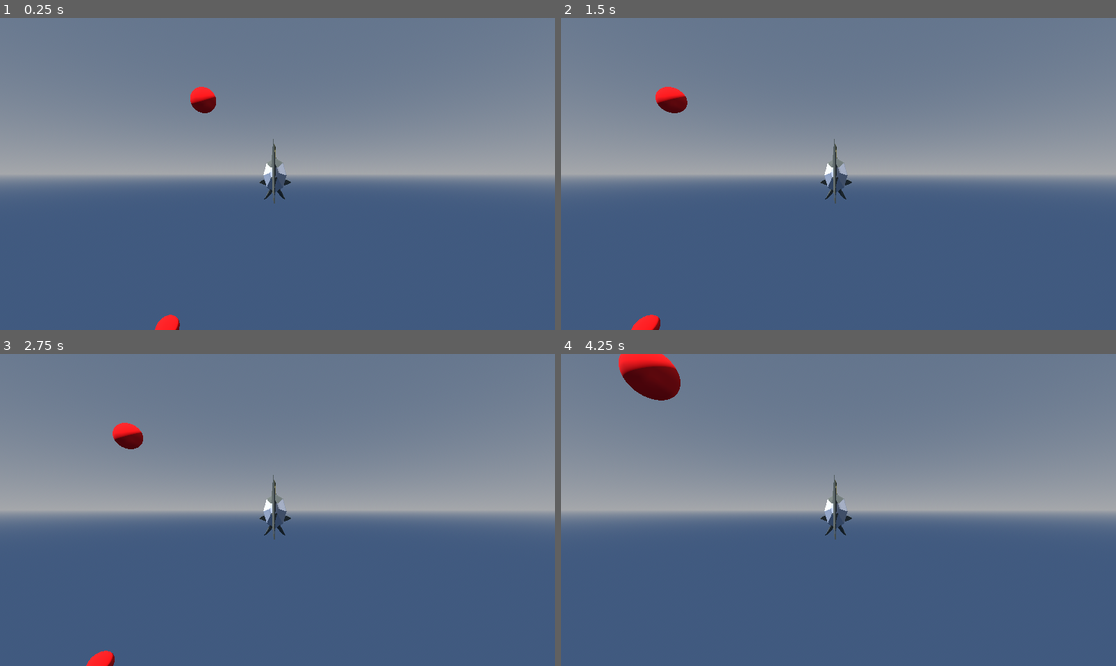
Above: before the commit, frames 1-4 (two rows, left to right).
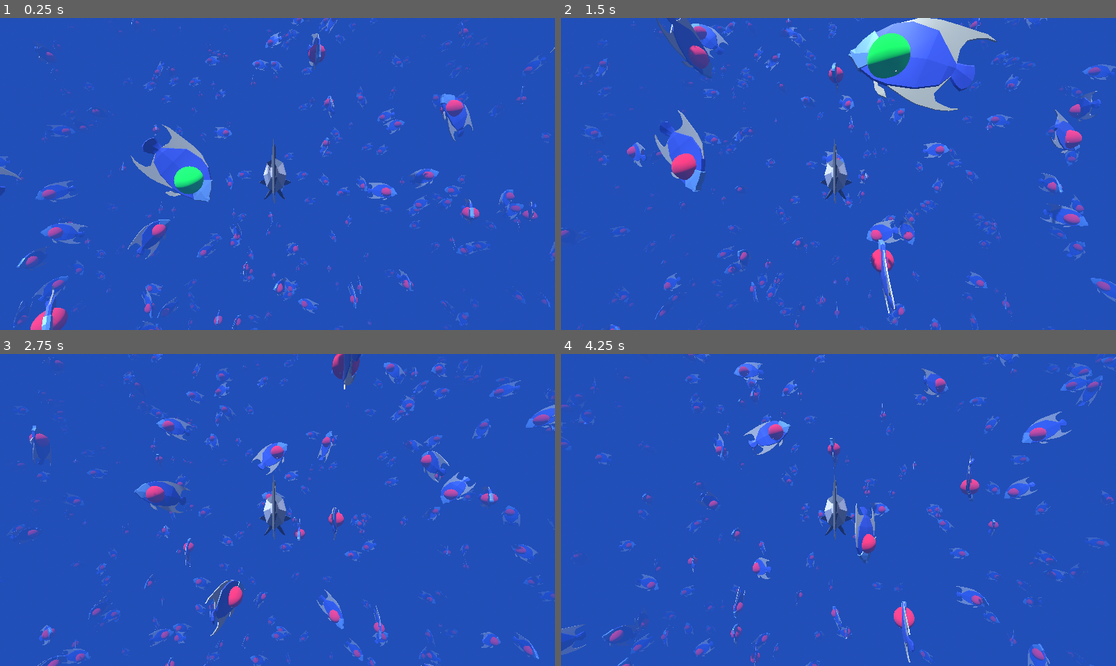
Above: after the commit, the same moments.

Repository: rbocsanu/comp359-assignment3
Game: Godot game, scene res://main.tscn
Two runs of this game, one before a commit and one after it. Both use one fixed random seed, a clock stepped at 60 frames per second and the inputs below.
Inputs (mouse positions are in pixels of both pictures, inside the frame that each line leads up to):
- Up to frame 1 (0.25 s): no input
- Up to frame 2 (1.5 s): move the mouse to (960, 158) at 0.52 s; hold D (move_right) 0.53-1.28 s; click (960, 158) at 0.67 s; move the mouse to (727, 189) at 1.27 s; hold A (move_left) from 1.28 s (still down)
- Up to frame 3 (2.75 s): move the mouse to (333, 441) at 2.02 s; release A (move_left) at 2.03 s; hold D (move_right) from 2.03 s (still down)
- Up to frame 4 (4.25 s): move the mouse to (810, 572) at 2.77 s; release D (move_right) at 2.78 s; hold W (move_forward) 2.78-3.53 s; click (810, 572) at 2.92 s; move the mouse to (1005, 556) at 3.52 s; hold A (move_left) from 3.53 s (still down)

The runs differ from the first frame. In frame 1, 100% of the frame differs, in the area x 0-100%, y 0-100%; in frame 2, 100%; in frame 3, 100%; in frame 4, 100%.

Commit message:
Added debugging and ocean features

Diff:
--- a/SpatialHash.gd
+++ b/SpatialHash.gd
@@ -5,7 +5,7 @@
 var cells := {}
 
 # Can create instances with different sizes
-func _init(_size: float = 5.0) -> void:
+func _init(_size: float = 1.0) -> void:
 	size = _size
 
 # Associates a position with a key
@@ -63,6 +63,7 @@
 		for y in range(-1,2):
 			for z in range(-1,2):
 				var neighbor = key + Vector3i(x,y,z)
+
 				if cells.has(neighbor):
 					result.append_array(cells[neighbor])
 	return result
--- a/ball.gd
+++ b/ball.gd
@@ -8,6 +8,8 @@
 var sphere = MeshInstance3D.new()
 var spatial_hash = SpatialHash
 var last_pos: Vector3
+var velocity: Vector3
+var direction: Vector3
 
 func set_hash(_spatial_hash: SpatialHash) -> void:
 	spatial_hash = _spatial_hash
@@ -15,6 +17,7 @@
 func _ready():
 	# Creates visual for ball
 	sphere.mesh = SphereMesh.new()
+	sphere.scale = Vector3(0.5, 0.5, 0.5)
 	var mat = StandardMaterial3D.new()
 	sphere.material_override = mat
 	add_child(sphere)
@@ -25,10 +28,25 @@
 	# Add ball to the SpatialHash table
 	spatial_hash.add(self)
 
+	direction = Vector3(
+		randf_range(-1,1),
+		randf_range(-1,1),
+		randf_range(-1,1)
+	)
 
-func _process(_delta):
+
+func _process(delta):
 	# If position changes
 	# update it with table
+	var drift = Vector3(
+		randf_range(-1, 1),
+		randf_range(-1, 1),
+		randf_range(-1, 1)).normalized()
+
+	direction = direction.lerp(direction + drift, 1).normalized() * 3
+	velocity = direction
+	global_position += velocity * delta
+	look_at(-velocity + global_position)
 	if global_position != last_pos:
 		spatial_hash.update(self, last_pos)
 		last_pos = global_position
--- a/ball.tscn
+++ b/ball.tscn
@@ -1,6 +1,10 @@
-[gd_scene load_steps=2 format=3 uid="uid://dli65bx4xcinw"]
+[gd_scene load_steps=3 format=3 uid="uid://dli65bx4xcinw"]
 
 [ext_resource type="Script" uid="uid://u7s8lf5gvui" path="res://ball.gd" id="1_x8fbi"]
+[ext_resource type="PackedScene" uid="uid://3cqkvh1uc3q3" path="res://Fish.glb" id="2_41u45"]
 
 [node name="Ball" type="Node3D"]
 script = ExtResource("1_x8fbi")
+
+[node name="Root Scene" parent="." instance=ExtResource("2_41u45")]
+transform = Transform3D(0.15, 0, 0, 0, 0.15, 0, 0, 0, 0.15, 0, 0, 0)
--- a/main.gd
+++ b/main.gd
@@ -14,13 +14,14 @@
 	var player = player_scene.instantiate()
 	add_child(player)
 	player.spatial_hash = spatial_hash
+	player.size = int(spatial_hash.size)
 
 	# Creates 10 balls
-	for i in range(10):
+	for i in range(1000):
 		spawn_ball(Vector3(
-		randi_range(-10,10),
-		randi_range(-10,10),
-		randi_range(-10,10)),
+		randf_range(-25,25),
+		randf_range(-25,25),
+		randf_range(-25,25)),
 		spatial_hash)
 
 # Function for creating an instance of ball
--- a/main.tscn
+++ b/main.tscn
@@ -11,6 +11,10 @@
 [sub_resource type="Environment" id="Environment_h2yge"]
 background_mode = 2
 sky = SubResource("Sky_0xm2m")
+fog_enabled = true
+fog_light_color = Color(0.1289581, 0.3085443, 0.7245545, 1)
+fog_sun_scatter = 0.5
+fog_density = 0.1068
 
 [node name="Main" type="Node3D"]
 script = ExtResource("1_0xm2m")
--- a/player_fish.gd
+++ b/player_fish.gd
@@ -10,6 +10,62 @@
 var spatial_hash: SpatialHash
 var near_balls: Array = []
 var distance = 3.0
+var wire := ImmediateMesh.new()
+var wire_instance: MeshInstance3D
+var key: Vector3i
+var size: int
+var one = Vector3i(1, 1, 1)
+
+func _ready() -> void:
+	wire_instance = MeshInstance3D.new()
+	wire_instance.mesh = wire
+	var mat = StandardMaterial3D.new()
+	wire_instance.material_override = mat
+	mat.albedo_color = Color.WHITE
+	get_parent().add_child(wire_instance)
+
+# Draws debug cells
+func _debug_cells():
+	wire.clear_surfaces()
+
+	for x in range(-1, 2):
+		for y in range(-1, 2):
+			for z in range(-1 ,2):
+				var cell = key + Vector3i(x, y, z)
+				wire.surface_begin(Mesh.PRIMITIVE_LINE_STRIP)
+				wire.surface_add_vertex(cell)
+				wire.surface_add_vertex(cell + size * Vector3i(1, 0, 0))
+				wire.surface_add_vertex(cell + size * Vector3i(1, 1, 0))
+				wire.surface_add_vertex(cell + size * Vector3i(0, 1, 0))
+				wire.surface_add_vertex(cell)
+				wire.surface_add_vertex(cell + size * Vector3i(0, 0, 1))
+				wire.surface_add_vertex(cell + size * Vector3i(0, 1, 1))
+				wire.surface_add_vertex(cell + size * Vector3i(0, 1, 0))
+				wire.surface_add_vertex(cell)
+				wire.surface_add_vertex(cell + size * Vector3i(0, 0, 1))
+				wire.surface_add_vertex(cell + size * Vector3i(1, 0, 1))
+				wire.surface_add_vertex(cell + size * Vector3i(1, 0, 0))
+				wire.surface_add_vertex(cell)
+
+				wire.surface_end()
+
+				wire.surface_begin(Mesh.PRIMITIVE_LINE_STRIP)
+
+				wire.surface_add_vertex(cell + size * (one))
+				wire.surface_add_vertex(cell + size * (one - Vector3i(1, 0, 0)))
+				wire.surface_add_vertex(cell + size * (one - Vector3i(1, 1, 0)))
+				wire.surface_add_vertex(cell + size * (one - Vector3i(0, 1, 0)))
+				wire.surface_add_vertex(cell + size * (one))
+				wire.surface_add_vertex(cell + size * (one - Vector3i(0, 0, 1)))
+				wire.surface_add_vertex(cell + size * (one - Vector3i(0, 1, 1)))
+				wire.surface_add_vertex(cell + size * (one - Vector3i(0, 1, 0)))
+				wire.surface_add_vertex(cell + size * (one))
+				wire.surface_add_vertex(cell + size * (one - Vector3i(0, 0, 1)))
+				wire.surface_add_vertex(cell + size * (one - Vector3i(1, 0, 1)))
+				wire.surface_add_vertex(cell + size * (one - Vector3i(1, 0, 0)))
+				wire.surface_add_vertex(cell + size * (one))
+
+				wire.surface_end()
 
 func _unhandled_input(event: InputEvent) -> void:
 
@@ -29,13 +85,17 @@
 
 
 func _physics_process(delta: float) -> void:
+	key = spatial_hash.getKey(global_position) * size
+	#_debug_cells()
 	# Checks neighboring cells for balls in radius
 	var balls = spatial_hash.query(global_position)
 	for ball in near_balls:
+		print(balls.size())
 		ball.set_close(false)
 	for ball in balls:
 		if ball.global_position.distance_to(global_position) < distance:
 			ball.set_close(true)
+
 		near_balls = balls
 
 	camera_pivot.rotation.x += (camera_direction.y * delta)
Binary file added: Fish.glb
Not shown, added: Fish.glb.import
